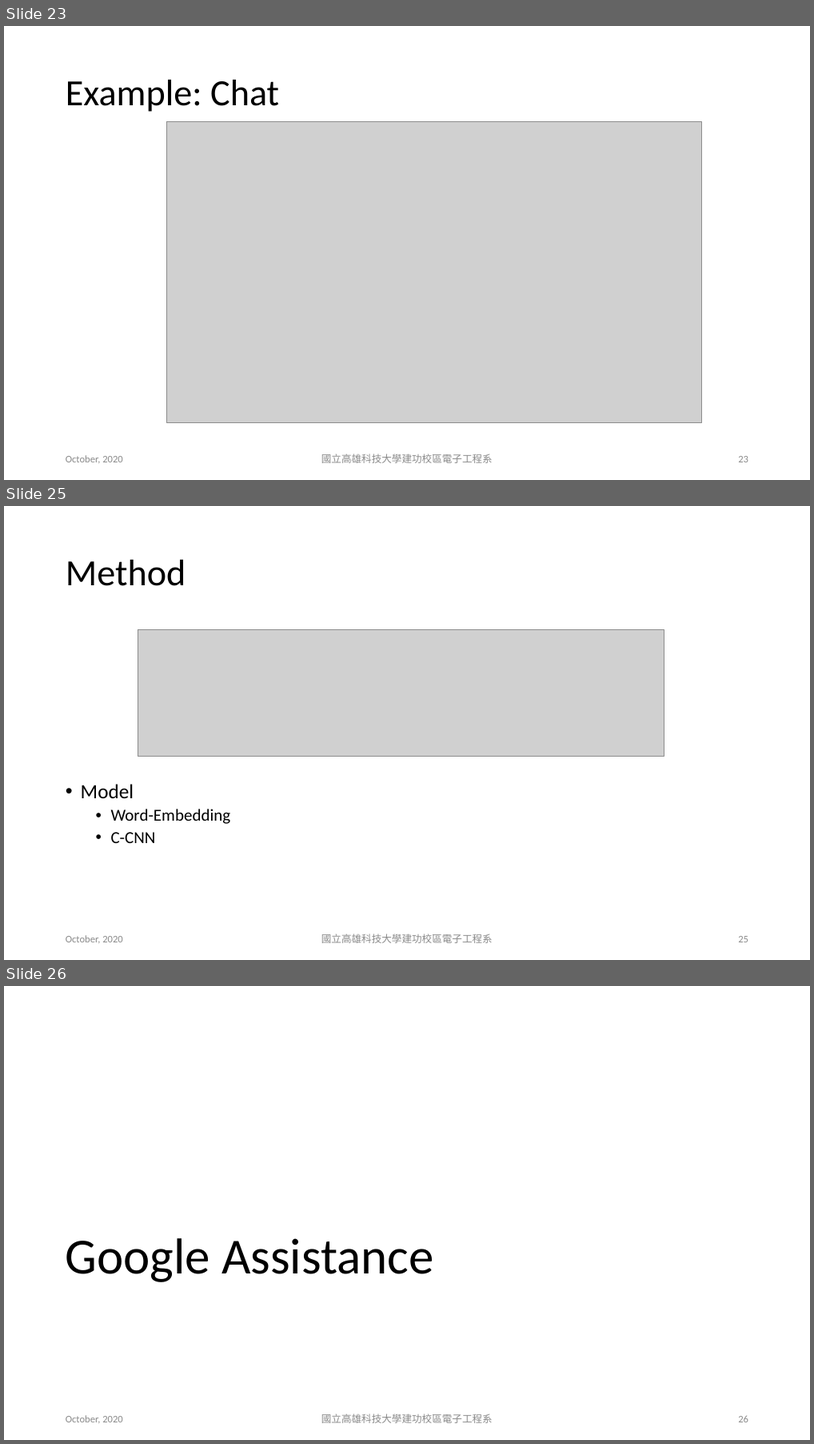
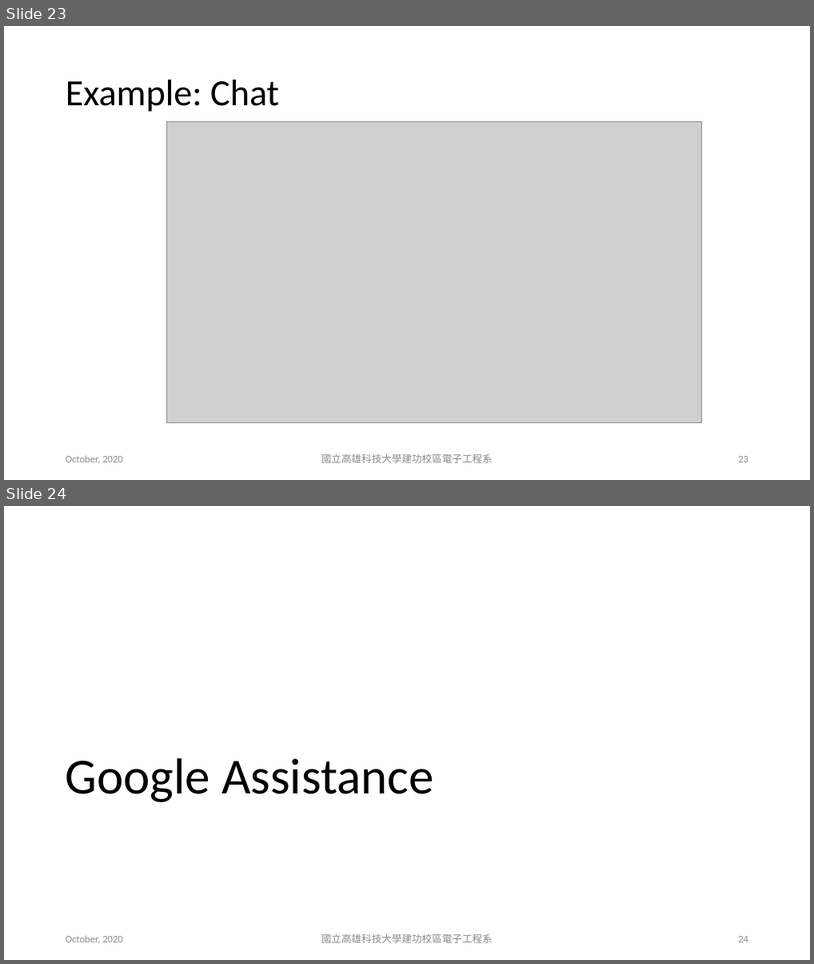
Before and after one commit to chiayisu/Artificial_Intelligence_Course, a slide deck: Slides/PPT/Introduction_to_NLP_and_Its_Application.pptx. Shown one above the other, each under a label of ours: slides 23, 25 and 26 before the commit, slides 23 and 24 after it; the slides between them are not shown. The pictures are 814x1444 and 814x964 pixels, drawn with LibreOffice and Linux fonts; fonts in the diff are those of the drawing; grey boxes stand for pictures; background and template pictures are left out. Boxes give left, top, right and bottom in pixels: in the first picture for what was removed or moved away, otherwise in the second. Text is boxed around its words. In the diff, an @@ line names an element or a change of style, - is before the commit and + after.

```diff
--- a/Slides/PPT/Introduction_to_NLP_and_Its_Application.pptx
+++ b/Slides/PPT/Introduction_to_NLP_and_Its_Application.pptx
@@ slide 25 removed at <box>4,506,810,960</box>, background #FFFFFF @@
@@ title removed at <box>66,560,186,586</box> @@
-Method
@@ picture removed at <box>138,630,665,756</box> @@
@@ text removed at <box>81,784,231,843</box> @@
-• Model
-  • Word-Embedding
-  • C-CNN
@@ text removed at <box>66,935,123,942</box> @@
-October, 2020
@@ text removed at <box>322,933,493,943</box> @@
-國立高雄科技大學建功校區電子工程系
@@ page number removed at <box>738,936,749,942</box> @@
-25
@@ what was slide 26 is now slide 24 @@
@@ page number at <box>738,936,749,942</box>: text changed @@
-26
+24
```
Also in this commit, not shown: 1 slide changed, 1 other slide removed, 1 other file.
